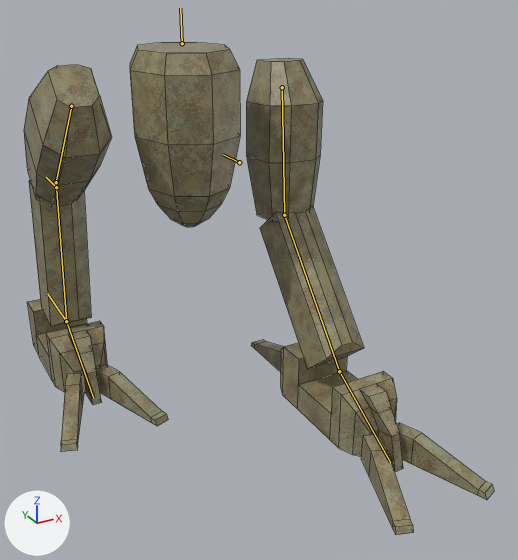
The Blender file resources/mech_legs2.blend, before and after one commit.
Both versions are drawn from a 50 mm camera at (-0.88, -2.09, 1.42) aimed at (0.17, -0.17, 0.46). Arrows for +X, +Y and +Z are at lower left; the lights stay in place. Both versions are drawn at frame 5 of the action 'walk'; the numbers are the values there. The bones that bend it are drawn over the model as lines. Mesh edges are drawn as thin lines.

Objects in the first picture: 'root'.
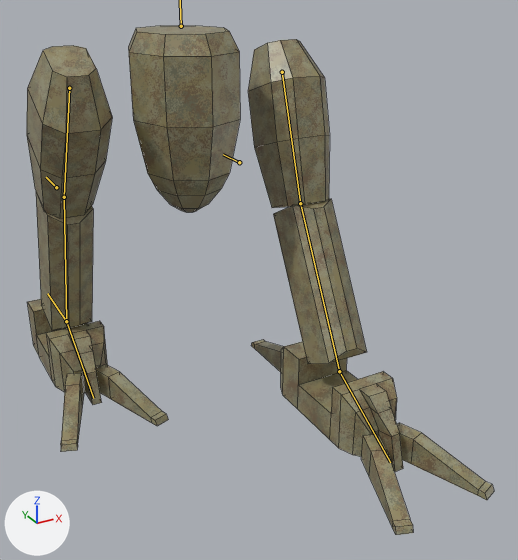
Boxes (x1, y1, x2, y2) around the edits, measured in the pictures (518 x 560 px):
'root', posed: before (24, 42, 494, 535); after (27, 26, 494, 535)

What the commit changed:
Bone 'root' (bone_root) moves from (0.0, -0.09, 0.0) to (0.0, -0.04, 0.0).
